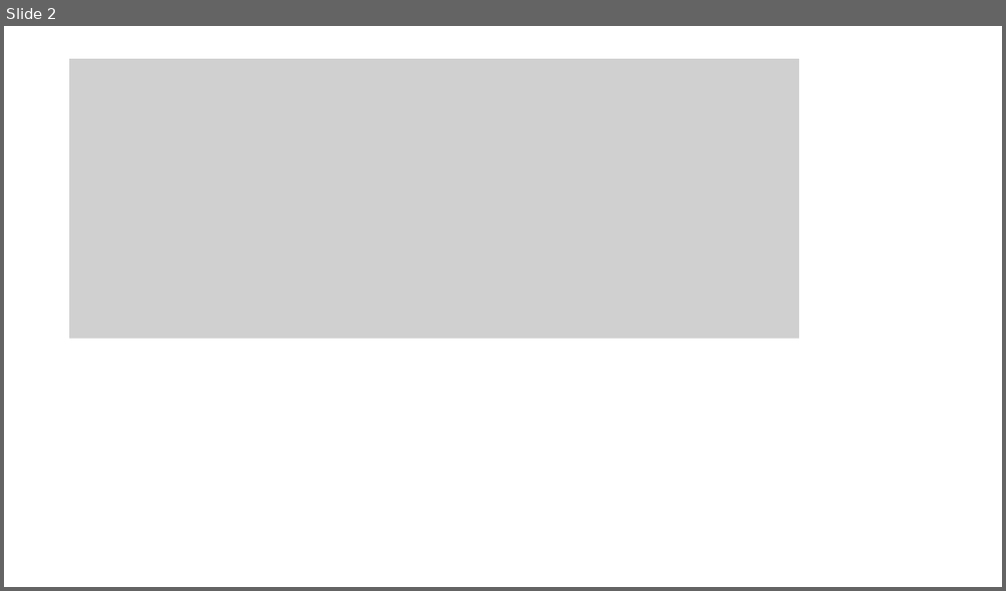
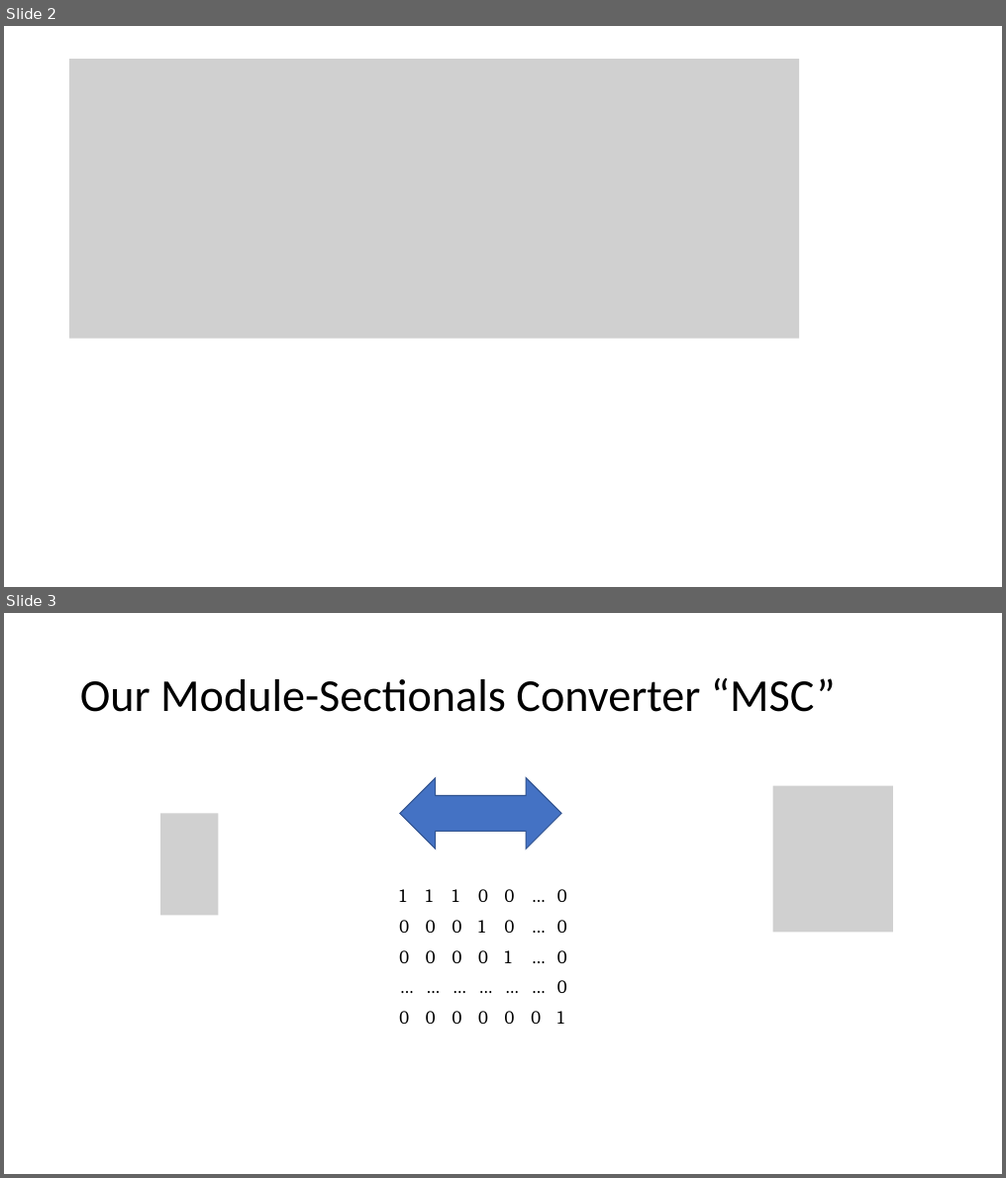
Before and after one commit to ningyuuu/dsc3214, a slide deck: eqn_slides.pptx. Shown one above the other, each under a label of ours: slide 2 before the commit, slides 2 and 3 after it. The pictures are 1006x591 and 1006x1178 pixels, drawn with LibreOffice and Linux fonts; fonts in the diff are those of the drawing; grey boxes stand for pictures. Boxes give left, top, right and bottom in pixels: in the first picture for what was removed or moved away, otherwise in the second. Text is boxed around its words. In the diff, an @@ line names an element or a change of style, - is before the commit and + after.

Commit message:
updated slides

```diff
--- a/eqn_slides.pptx
+++ b/eqn_slides.pptx
@@ slide 3 added at (4,613,1002,1174), background #FFFFFF @@
@@ title added at (80,678,836,712), 44 pt, text #000000 @@
+Our Module-Sectionals Converter “MSC”
@@ left right arrow added at (400,777,561,849), fill #4472C4, outline #325491 1 pt @@
@@ picture added at (773,786,893,932) @@
@@ picture added at (160,814,218,916) @@
@@ table added at (392,882,575,1035), 5 rows, 7 columns @@
+1 | 1 | 1 | 0 | 0 | … | 0
+0 | 0 | 0 | 1 | 0 | … | 0
+0 | 0 | 0 | 0 | 1 | … | 0
+… | … | … | … | … | … | 0
+0 | 0 | 0 | 0 | 0 | 0 | 1
```
Also in this commit, not shown: 6 other slides added, 2 slides removed.
